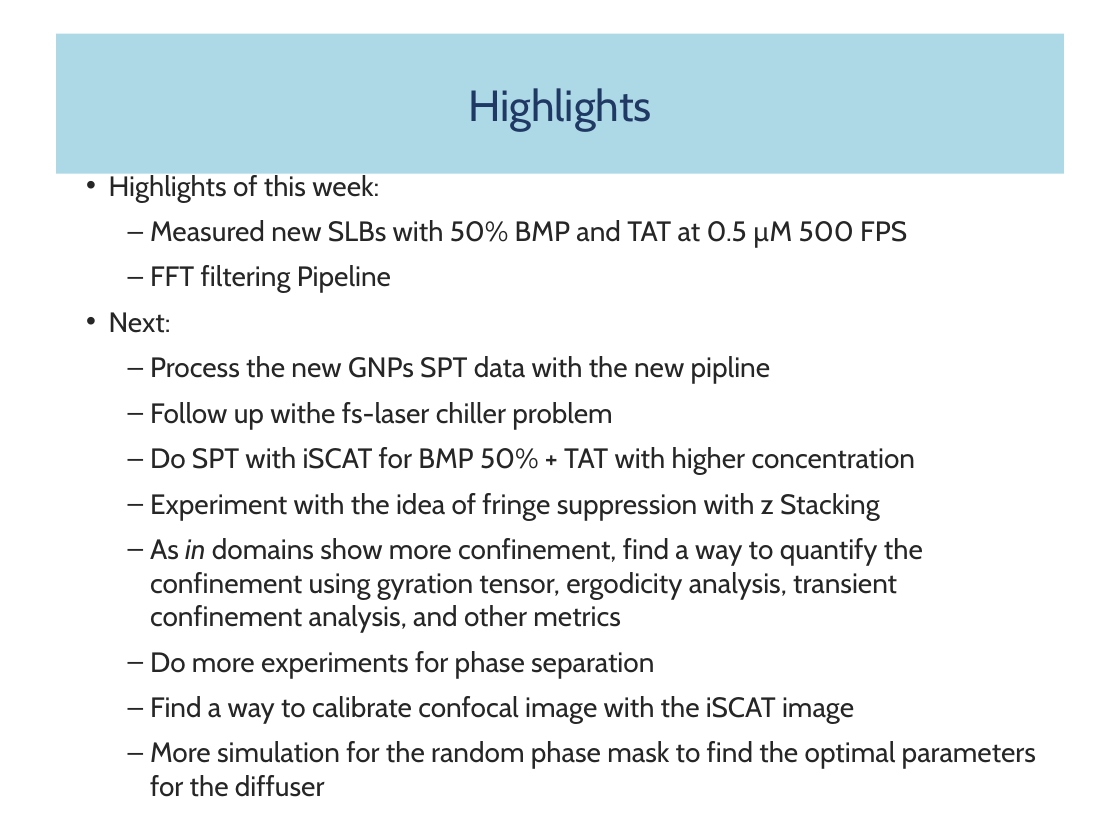
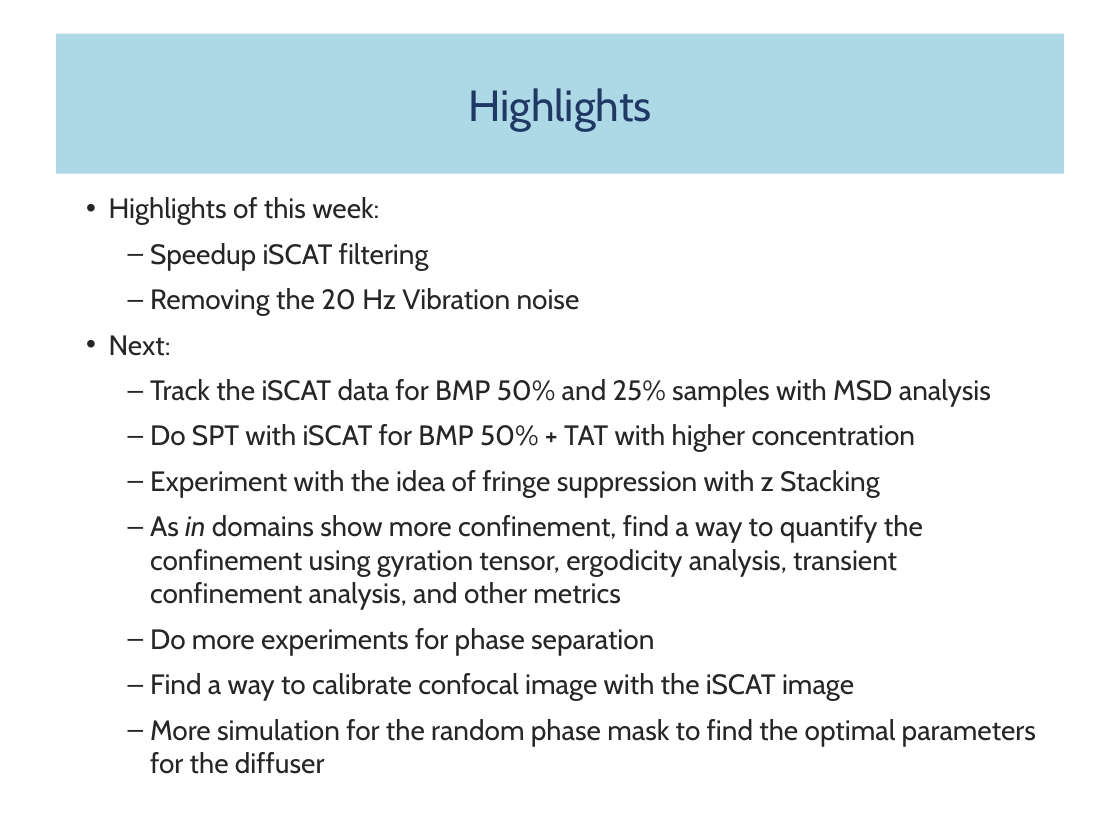
Before and after one commit to fathi0amir/ppt-with-quarto, a slide deck: slide 2 of main.pptx. Drawn at 1120x840 pixels with LibreOffice and Linux fonts; fonts in the diff are those of the drawing. Boxes give left, top, right and bottom in pixels: in the first picture for what was removed or moved away, otherwise in the second. Text is boxed around its words. In the diff, an @@ line names an element or a change of style, - is before the commit and + after.

```diff
--- a/main.pptx
+++ b/main.pptx
@@ text at (x1=150, y1=243, x2=580, y2=316): text changed @@
-  – Measured new SLBs with 50% BMP and TAT at 0.5 µM 500 FPS
-  – FFT filtering Pipeline
+  – Speedup iSCAT filtering
+  – Removing the 20 Hz Vibration noise
@@ text at (x1=150, y1=379, x2=991, y2=406): text changed @@
-  – Process the new GNPs SPT data with the new pipline
-  – Follow up withe fs-laser chiller problem
+  – Track the iSCAT data for BMP 50% and 25% samples with MSD analysis
```
Also in this commit, not shown: 2 other slides changed, 6 slides added, 5 slides removed, 7 other files.
